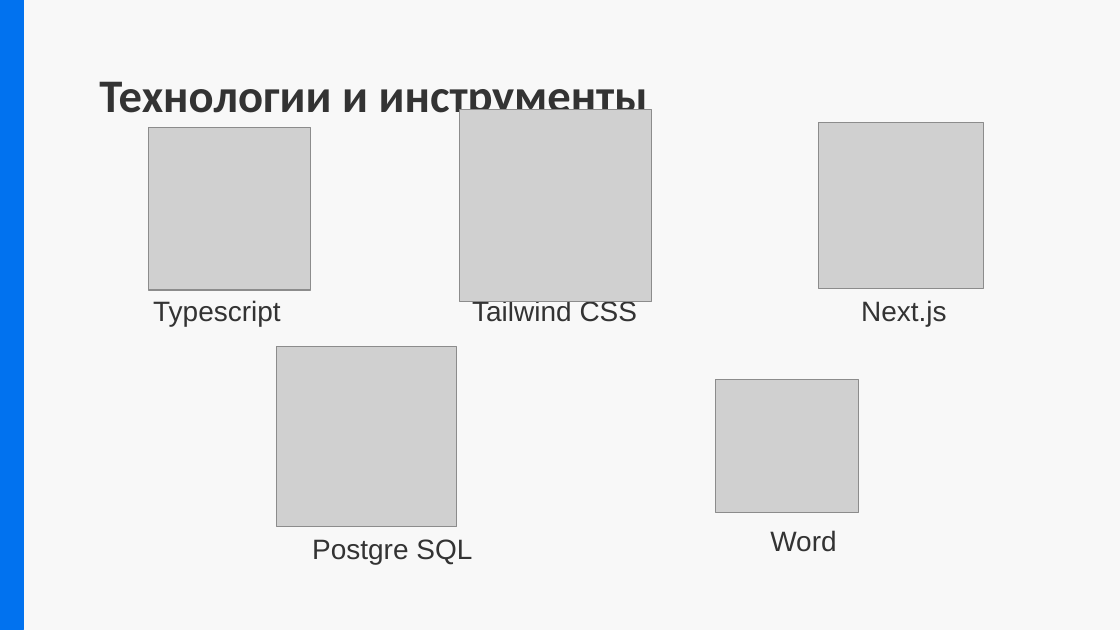
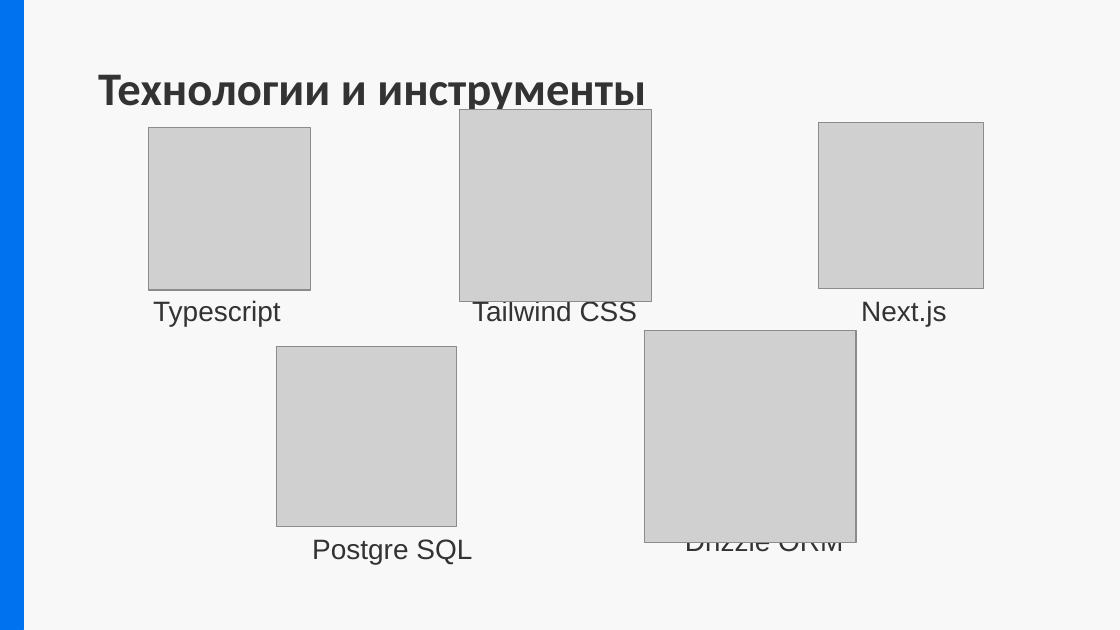
Before and after one commit to Comper123/MyCollege, a slide deck: slide 6 of docs/Предзащита.pptx. Drawn at 1120x630 pixels with LibreOffice and Linux fonts; fonts in the diff are those of the drawing; grey boxes stand for pictures. Boxes give left, top, right and bottom in pixels: in the first picture for what was removed or moved away, otherwise in the second. Text is boxed around its words. In the diff, an @@ line names an element or a change of style, - is before the commit and + after.

```diff
--- a/docs/Предзащита.pptx
+++ b/docs/Предзащита.pptx
@@ title "Технологии и инструменты": place and size @@
-title "Технологии и инструменты" at <box>99,81,648,124</box>
+title "Технологии и инструменты" at <box>98,74,646,117</box>
@@ picture added at <box>644,330,856,542</box> @@
@@ picture removed at <box>716,380,859,513</box> @@
@@ text at <box>685,542,843,551</box>: text changed @@
-Word
+Drizzle ORM
```
Also in this commit, not shown: 6 slides added, 3 slides removed, 13 other files.
